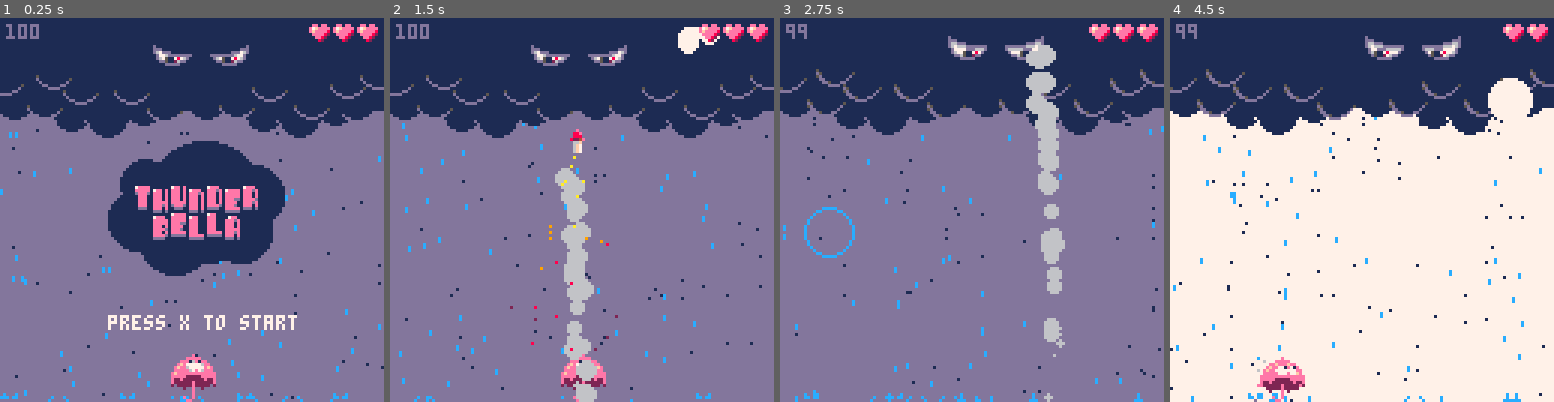
Above: before the commit, frames 1-4 (left to right).
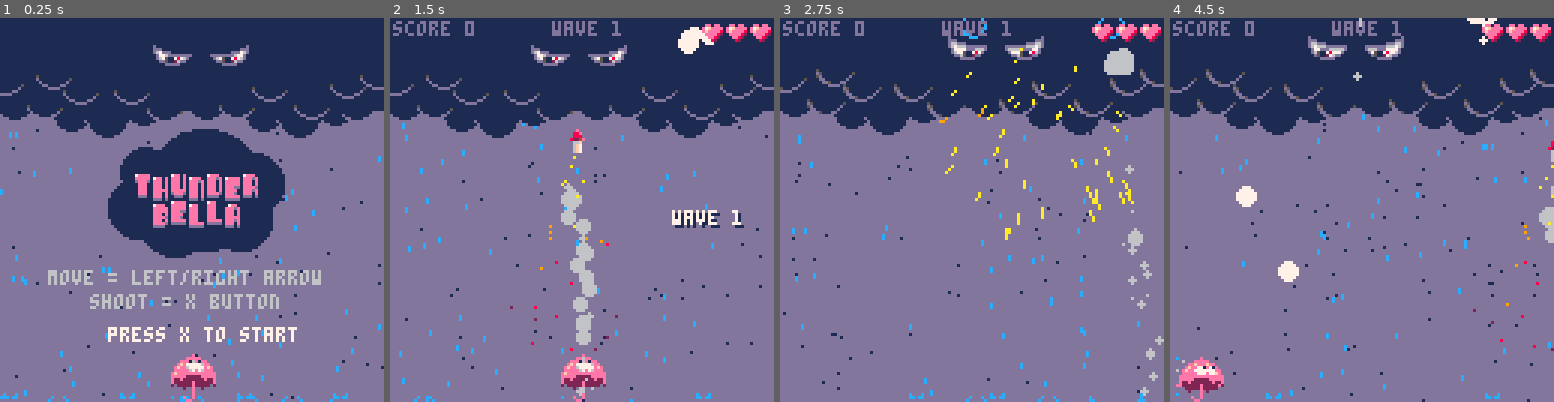
Above: after the commit, the same moments.

Repository: evilpaper/thunderbella
Game: PICO-8 cartridge thunderbella.p8
Same seed, same stepped clock (60 frames per second), same inputs: the game is played once before the commit and once after it.
Inputs:
- Up to frame 1 (0.25 s): no input
- Up to frame 2 (1.5 s): tap X (X key) at 0.33, 1.07 s
- Up to frame 3 (2.75 s): hold Right 1.6-2.1 s; tap X (X key) at 1.85 s; hold Right from 2.47 s (still down)
- Up to frame 4 (4.5 s): tap X (X key) at 2.97, 4.08 s; release Right at 3.03 s; hold Left 3.08-3.58 s; hold Right from 4.02 s (still down)

The runs differ from the first frame. In frame 1, 9.4% of the frame differs, in the area x 1-99%, y 1-85%; in frame 2, 4.2%; in frame 3, 8.2%; in frame 4, 76%, in the area x 0-100%, y 0-100%.

Commit message:
added waves and a bunch of particle effects like smoke

Diff:
--- a/thunderbella.p8
+++ b/thunderbella.p8
@@ -2,11 +2,19 @@
 version 8
 __lua__
 -- thunder bella the cloud chaser by evil paper
--- by evilpaper, funky chiptune by ..
+-- funky chiptune by gruber
+
+-- todo
+-- add "electric" lighting to thunderbolts
+-- add different rocket types
+-- add #rockets limitaion
+-- add splashing effects on walking and bouncing
+-- try to get back some rain sound
+-- make boss less stupid
 
 -- sfx
 sfx_rain=0
-sfx_game_on=1
+sfx_start_wave=1
 sfx_game_over=9
 sfx_p_stun=3
 sfx_p_recover=4
@@ -31,7 +39,7 @@
    x=51,
    y=6,
    t=0,
-   lives=100,
+   lives=10,
    dx=0.4,
    ddx=0.05,
    left_eye_sprite=36,
@@ -47,12 +55,12 @@
    state="idle",
    flashing_timer=0
   }
-
  cloud = {
    y=0,
    sprite=80
   }
-
+ explosions = {}
+ glows = {}
  fireworks = {}
  p = {
    x=56,
@@ -65,17 +73,20 @@
    hitbox={x=2,y=5,w=12,h=10},
    flashing_timer=0
   }
- glows = {}
  popups = {}
  puffts = {}
  rain_fg = {}
  rain_bg = {}
  rockets = {}
+ score = 0
  splashes = {}
  smoke={}
  thunder=0
  thunderbolts = {}
  treats = {}
+ wave = 0
+ wave_time = 0
+ wave_time_to_thunder = 120
  wind = {
    dx=rnd(1.5)-0.5
   }
@@ -118,29 +129,43 @@
 scene.update[0] = function()
   if x_btn then
    scene.cycle(1)
-   sfx(sfx_game_on)
   end
 end
 
 scene.draw[0] = function()
-  circfill(48,54+(flr(t/16)%2),8,1)
-  circfill(68,60+(flr(t/16)%2),20,1)
-  circfill(46,66+(flr(t/16)%2),10,1)
-  circfill(84,58+(flr(t/16)%2),10,1)
-  circfill(80,70+(flr(t/16)%2),10,1)
-  circfill(58,72+(flr(t/16)%2),12,1)
-  spr(192,44,54+(flr(t/16)%2),8,4)
-  if (abs(t % 30) <= 20) print("press x to start", 4.5*8,11*9,7)
+  --print("how to play",44,80,6)
+  print("move = left/right arrow",16,84,6)
+  print("shoot = x button",30,92,6)
+  circfill(48,50+(flr(t/16)%2),8,1)
+  circfill(68,56+(flr(t/16)%2),20,1)
+  circfill(46,62+(flr(t/16)%2),10,1)
+  circfill(84,54+(flr(t/16)%2),10,1)
+  circfill(80,66+(flr(t/16)%2),10,1)
+  circfill(58,66+(flr(t/16)%2),12,1)
+  spr(192,44,50+(flr(t/16)%2),8,4)
+  if (abs(t % 30) <= 20) print("press x to start", 36,103,7)
 end
 -------------------------------
 
 -- game on scene specifics ----
 scene.update[1] = function()
- shoot_thunderbolt()
+  if game_just_started() or wave_completed() then
+    start_next_wave()
+  end
+ -- shoot_thunderbolt()
  shoot_rocket()
+ update_wave()
  check_collision_rocket_vs_thunderbolt()
- check_collision_rocket_vs_boss()
+ if wave>=5 then
+  check_collision_rocket_vs_boss()
+ end
  check_collision_thunderbolt_vs_player()
+end
+
+scene.draw[1] = function()
+  draw_wave_number()
+  draw_score()
+  draw_lives()
 end
 -------------------------------
 
@@ -148,7 +173,6 @@
 scene.update[2] = function()
   update_rockets()
   if t>60 and x_btn then
-    sfx(sfx_game_on)
     _init()
     scene.cycle(1)
   end
@@ -161,6 +185,9 @@
   if t>60 then
     if (abs(t % 30) <= 20) print("press x to try again",25,99,7)
   end
+  draw_wave_number()
+  draw_score()
+  draw_lives()
 end
 -------------------------------
 
@@ -177,6 +204,9 @@
   if (abs(t % 30) <= 20) print("boss",57,56,7)
   if (abs(t % 30) <= 20) print("defeated",50,64,7)
   if (abs(t % 30) <= 20) print("press x for a new round",19,99,7)
+  draw_wave_number()
+  draw_score()
+  draw_lives()
 end
 -------------------------------
 
@@ -204,14 +234,17 @@
    for rocket in all(rockets) do
     if collide(thunderbolt,rocket) then
      create_firework(rocket.x,rocket.y)
+     -- shake+=0.2
      if (thunderbolt.age==0) then
       create_thunderbolt(thunderbolt.x,thunderbolt.y, 1, -1.6, 1, 4)
       create_thunderbolt(thunderbolt.x,thunderbolt.y, -1, -1.6, 1, 4)
      end
+     create_explosion(thunderbolt.x,thunderbolt.y)
+     create_smoke(thunderbolt.x,thunderbolt.y-16,0.1,-0.3,100)
      del(thunderbolts,thunderbolt)
      del(rockets,rocket)
      time_since_last_thunderbolt=0
-     if (flr(rnd(3))==0) then create_treat(thunderbolt.x,thunderbolt.y,1) end
+     if (flr(rnd(2))==0) then create_treat(thunderbolt.x,thunderbolt.y,1) end
     end
    end
   end
@@ -240,7 +273,7 @@
 function check_collision_thunderbolt_vs_player()
  for thunderbolt in all(thunderbolts) do
   if collide(thunderbolt,p) and p.state!=("electric") and p.flashing_timer==0 then
-     del(thunderbolts,thunderbolt)
+     -- del(thunderbolts,thunderbolt)
      player_hit()
   end
  end
@@ -249,12 +282,13 @@
 function check_collision_player_vs_treat()
  for treat in all(treats) do
   if collide(treat,p) then
-     create_popup(p.x,p.y)
-     if (p.lives<3) then
+     create_popup(p.x,p.y,treat.type)
+     if (treat.type=="extra life") then
        p.lives=p.lives+1
        sfx(sfx_extra_life)
      else
        sfx(sfx_eat_treat)
+       score=score+treat.score
      end
      del(treats,treat)
   end
@@ -271,9 +305,30 @@
    scene.cycle(2)
  end
 end
+
+function game_just_started()
+ if (wave==0) then return true
+ else
+   return false
+ end
+end
+
+function wave_completed()
+ if (wave_time>wave_time_to_thunder) and (#thunderbolts==0) then
+  return true
+ end
+  return false
+end
 -------------------------------
 
 --- create functions ----------
+function start_next_wave()
+ wave = wave + 1
+ wave_time = 0
+ sfx(sfx_start_wave)
+end
+
+
 function create_firework(_x,_y)
  sfx(sfx_fireworks)
  for i=0,50 do
@@ -294,23 +349,26 @@
  add(fireworks,new)
 end
 
-function create_popup(x,y)
+function create_popup(x,y,type)
+ local copy = get_popup_copy(type)
  local popup = {
    x=x,
    y=y,
    dy=-0.30,
    t=0,
    life=70,
-   copy=get_popup_copy()
+  -- type=type,
+   copy=type
+  -- copy=get_popup_copy()
  }
  add(popups, popup)
 end
 
-function get_popup_copy()
+function get_popup_copy(type)
   local copies = {"sweet","nice","awesome","yummy"}
   local index = 1+flr(rnd(4))
   local copy = copies[index]
-  if (p.lives<3) then copy = "extra life!" end
+  if type=="extra life" then copy="extra life!" end
   return copy
 end
 
@@ -326,6 +384,20 @@
    col=7
  }
  add(puffts,pufft)
+end
+
+function create_explosion(x,y)
+ for i=0,2 do
+   local explosion = {
+     x=x-4+rnd(8),
+     y=y-4+rnd(8),
+     r=10,
+     age=0-i,
+     maxage=12,
+     col={7,7,7,0,0,7,9,9,9,0,4,4}
+   }
+   add(explosions,explosion)
+ end
 end
 
 function create_glow(x,y)
@@ -344,16 +416,16 @@
  end
 end
 
-function create_smoke(x,y)
- for i=1,1 do
+function create_smoke(x,y,dx,dy,quantity)
+ for i=1,quantity do
    local smoke_particle = {
-     x=x+rnd(4),
-     y=y+16,
-     dx=0.2,
-     dy=0.3+rnd(0.7),
-     r=2+rnd(2),
+     x=x+rnd(6),
+     y=y+16+rnd(4),
+     dx=dx,
+     dy=dy,
+     r=1+rnd(3),
      age=0,
-     maxage=50,
+     maxage=40,
      col=6
    }
    add(smoke, smoke_particle)
@@ -427,20 +499,39 @@
   age=age,
   radius=radius,
   dy_bounce=-2.5-rnd(1),
-  hitbox={x=0,y=0,w=radius*2-2,h=radius*2-2}
+  hitbox={x=0-radius,y=0-radius,w=radius*2,h=radius*2}
  }
  if t%2 == 0 then thunderbolt.dx=-thunderbolt.dx end
  add(thunderbolts,thunderbolt)
 end
 
+function get_treat_type()
+  if p.lives==1 and flr(rnd(3))==0 then
+    return "extra life"
+  else
+    return "20"
+  end
+end
+
 function create_treat(x,y,quantity)
+  local type = get_treat_type()
+  local sprite
+  if type=="20" then
+    sprite=40+flr(rnd(4))
+  else
+    sprite=44
+  end
   for i=1, quantity do
     local treat = {
       x=quantity>1 and 8+rnd(120) or x,
       y=quantity>1 and 8+rnd(16) or y,
       dy=-1.6,
       ddy=0.1,
-      sprite=40+flr(rnd(4)),
+      age=0,
+      lifespan=120,
+      type=type,
+      score=20,
+      sprite=sprite,
       hitbox={x=0,y=0,w=8,h=8},
     }
     add(treats, treat)
@@ -451,28 +542,31 @@
 function shoot_thunderbolt()
  -- if (thunder) and time_since_last_thunderbolt>8 then thunder=false end
 
- thunder=thunder-1
- if (thunder<0) then thunder=0 end
-
- if boss.lives < 90 then
+--[[
+
+ if (wave == 1) then
    max_number_of_thunderbolts=3
    time_to_next_thunderbolt=100
  end
- if boss.lives < 80 then
+ if (wave == 2) then
   max_number_of_thunderbolts=4
   time_to_next_thunderbolt=90
  end
- if boss.lives < 70 then
+ if (wave == 3) then
    max_number_of_thunderbolts=5
    time_to_next_thunderbolt=80
  end
- if boss.lives < 60 then
+ if (wave == 4) then
    max_number_of_thunderbolts=6
    time_to_next_thunderbolt=70
  end
 
- if count(thunderbolts) < max_number_of_thunderbolts
-  and time_since_last_thunderbolt > time_to_next_thunderbolt then
+ ]]--
+
+-- if count(thunderbolts) < max_number_of_thunderbolts
+--  and time_since_last_thunderbolt > time_to_next_thunderbolt then
+
+for i=1, wave do
     local x = 16+rnd(96)
     local y = 18
     local dx = rnd(1.2)+0.4
@@ -480,11 +574,12 @@
     local age = 0
     local radius = 8
     create_thunderbolt(x,y, dx, dy, age, radius)
+    sfx(sfx_thunder)
+ end
     thunder=8
-    sfx(sfx_thunder)
-    time_since_last_thunderbolt=0
- end
- time_since_last_thunderbolt+=1
+--    time_since_last_thunderbolt=0
+-- end
+-- time_since_last_thunderbolt+=1
 end
 
 function shoot_rocket()
@@ -561,6 +656,7 @@
    if p.age>=0 then
     p.x+=p.dx
     p.y+=p.dy
+    p.r-=0.1
    end
    p.age+=1
   end
@@ -580,25 +676,38 @@
     if g.age>=0 then
      g.x+=g.dx
      g.y+=g.dy
+     g.r-=0.02
     end
     g.age+=1
    end
   end
+end
+
+function update_explosions()
+ for e in all(explosions) do
+   if e.age >= e.maxage then
+     del(explosions,e)
+   else
+     e.r-=0.5
+     e.age+=1
+   end
+ end
 end
 
 function update_smoke()
  for s in all(smoke) do
   if s.age >= s.maxage
     or s.y > 128
-    or s.y < 0
+    or s.y < -16
     or s.x > 128
     or s.x < 0
   then
      del(smoke,s)
   else
     if s.age>=0 then
-      s.x+=s.dx
+      s.x+=s.dx + wind.dx
       s.y+=s.dy
+      s.r-=0.05
     end
     s.age+=1
   end
@@ -610,7 +719,7 @@
   r.dy+=r.ddy
   r.x+=wind.dx*0.4
   r.y+=r.dy
-  create_smoke(r.x,r.y)
+  create_smoke(r.x,r.y,0.2,0.3+rnd(1),1)
   add(r.fire,{x=r.x+3,y=r.y+9})
   srand(p.f)
   for i=1,count(r.fire) do
@@ -621,7 +730,7 @@
   if count(r.fire)>10 then
     del(r.fire[1])
   end
-  if r.y < -10 then
+  if r.y < -32 then
    del(rockets,r)
   end
  end
@@ -637,6 +746,9 @@
 end
 
 function update_thunderbolts()
+  thunder=thunder-1
+  if (thunder<0) then thunder=0 end
+
  for l in all(thunderbolts) do
   l.t+=1
   l.x+=l.dx
@@ -662,6 +774,13 @@
    create_splash(l.x,l.y)
   end
 
+ end
+end
+
+function update_wave()
+ wave_time+=1
+ if wave_time == wave_time_to_thunder then
+  shoot_thunderbolt()
  end
 end
 
@@ -897,6 +1016,7 @@
  update_rain_bg()
  update_thunderbolts()
  update_puffts()
+ update_explosions()
  update_glows()
  update_smoke()
  update_splash()
@@ -933,11 +1053,11 @@
 end
 
 function draw_pufft(p)
- local agemult=1
- agemult=(p.age-5)/p.maxage
- agemult=1-(agemult*agemult)
- agemult=mid(0,agemult,1)
- circfill(p.x,p.y,p.r*agemult,p.col)
+-- local agemult=1
+-- agemult=(p.age-5)/p.maxage
+-- agemult=1-(agemult*agemult)
+-- agemult=mid(0,agemult,1)
+ circfill(p.x,p.y,p.r,p.col)
 end
 
 function draw_glows()
@@ -949,11 +1069,24 @@
 end
 
 function draw_glow(g)
- local agemult=1
- agemult=(g.age-5)/g.maxage
- agemult=1-(agemult*agemult)
- agemult=mid(0,agemult,1)
- circfill(g.x,g.y,g.r*agemult,g.col)
+-- local agemult=1
+-- agemult=(g.age-5)/g.maxage
+-- agemult=1-(agemult*agemult)
+-- agemult=mid(0,agemult,1)
+ circfill(g.x,g.y,g.r,g.col)
+end
+
+function draw_explosions()
+ for e in all(explosions) do
+  if e.age>=0 then
+   draw_explosion(e)
+  end
+ end
+end
+
+function draw_explosion(e)
+ local color = e.col[e.age]
+ circfill(e.x,e.y,e.r,color)
 end
 
 function draw_smoke()
@@ -965,11 +1098,11 @@
 end
 
 function draw_smoke_particle(s)
- local agemult=1
- agemult=(s.age-5)/s.maxage
- agemult=1-(agemult*agemult)
- agemult=mid(0,agemult,1)
- circfill(s.x,s.y,s.r*agemult,s.col)
+-- local agemult=1
+-- agemult=(s.age-5)/s.maxage
+-- agemult=1-(agemult*agemult)
+-- agemult=mid(0,agemult,1)
+ circfill(s.x,s.y,s.r,s.col)
 end
 
 function draw_fireworks()
@@ -1095,7 +1228,7 @@
 
    -- spr(l.sp,l.x,l.y)
    --  this part just draw the hitbox, used to test
-   --  rect(l.x+l.hitbox.x,l.y+l.hitbox.y,l.x+l.hitbox.x+l.hitbox.w,l.y+l.hitbox.y+l.hitbox.h,2)
+   -- rect(l.x+l.hitbox.x,l.y+l.hitbox.y,l.x+l.hitbox.x+l.hitbox.w,l.y+l.hitbox.y+l.hitbox.h,2)
    --  rectfill(l.box.x1,l.box.y1,l.box.x2,l.box.y2,3)
   end
 end
@@ -1118,7 +1251,7 @@
 
 function draw_lives()
   for i=1,p.lives do
-   spr(52,127-i*8,2)
+   spr(52,128-i*8,2)
   end
 end
 
@@ -1130,8 +1263,20 @@
 
 function draw_cloud_lives()
   -- print(boss.lives,3,3,2)
-  print(boss.lives,2,2,13)
+  print("boss "..boss.lives,2,2,13)
 --  print(#glows,2,20,13)
+end
+
+function draw_wave_number()
+ print("wave "..wave,54,1,13)
+ -- print("wave time "..wave_time,36,2,13)
+ if wave_time<wave_time_to_thunder and wave<=4 then
+  print("wave "..wave,-7+wave_time*1.5,65,1)
+  print("wave "..wave,-8+wave_time*1.5,64,7)
+elseif wave_time<wave_time_to_thunder and wave>=4 then
+  print("boss beatable - aim for the eyes",-27+wave_time*1.5,65,1)
+  print("boss beatable - aim for the eyes",-28+wave_time*1.5,64,7)
+ end
 end
 
 function shake_screen()
@@ -1145,6 +1290,10 @@
 
   shake=shake*0.95
   if (shake<0.05) shake = 0
+end
+
+function draw_score()
+ print("score "..score,1,1,13)
 end
 
 function draw_popups()
@@ -1167,23 +1316,23 @@
  end
  draw_background_rain()
  draw_foreground_rain()
- scene.drawing()
  draw_cloud()
  draw_boss()
  draw_thunderbolts()
  draw_splash()
  draw_player()
  draw_glows()
+ draw_explosions()
  draw_smoke()
  draw_rockets()
  draw_fireworks()
- draw_lives()
- draw_cloud_lives()
  shake_screen()
  draw_popups()
  draw_treats()
+ scene.drawing()
 end
 -----------------------------
+
 
 
 
Not shown, changed: 23 lines of the sprite sheet (__gfx__) section of thunderbella.p8
Not shown, changed: the sound effects (__sfx__) section of thunderbella.p8
